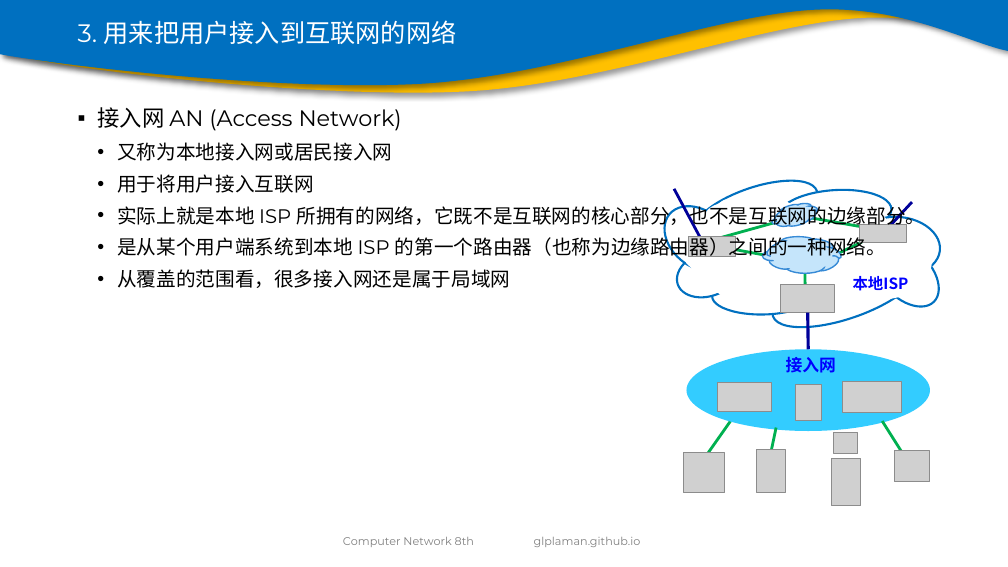
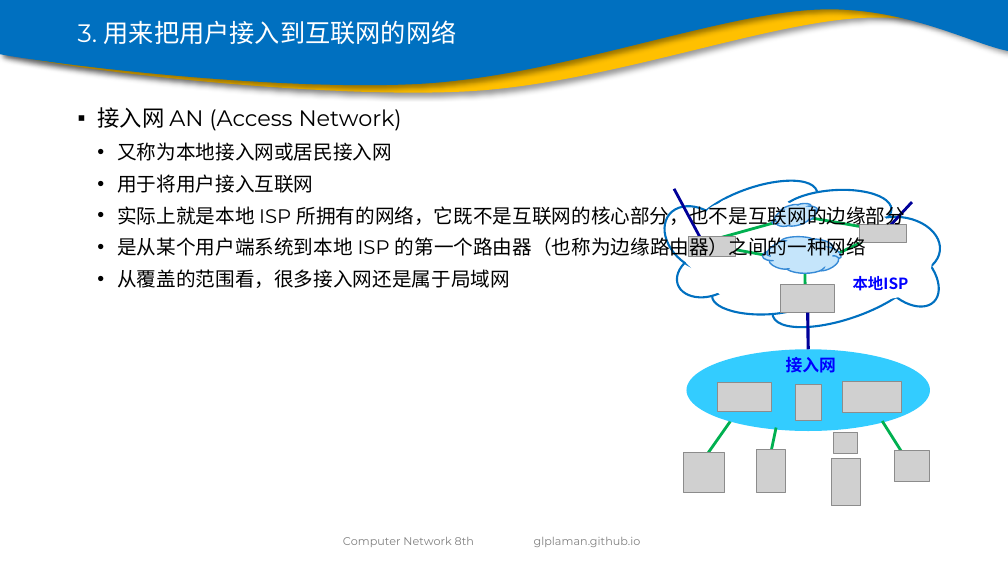
Before and after one commit to glplaman/glplaman.github.io, a slide deck: slide 68 of network/ppt/chap1.pptx. Drawn at 1008x567 pixels with LibreOffice and Linux fonts; fonts in the diff are those of the drawing; grey boxes stand for pictures; background and template pictures are left out. Boxes give left, top, right and bottom in pixels: in the first picture for what was removed or moved away, otherwise in the second. Text is boxed around its words. In the diff, an @@ line names an element or a change of style, - is before the commit and + after.

```diff
--- a/network/ppt/chap1.pptx
+++ b/network/ppt/chap1.pptx
@@ text at box(117, 202, 906, 260): text changed @@
-  • 实际上就是本地 ISP 所拥有的网络，它既不是互联网的核心部分，也不是互联网的边缘部分。
-  • 是从某个用户端系统到本地 ISP 的第一个路由器（也称为边缘路由器）之间的一种网络。
+  • 实际上就是本地 ISP 所拥有的网络，它既不是互联网的核心部分，也不是互联网的边缘部分
+  • 是从某个用户端系统到本地 ISP 的第一个路由器（也称为边缘路由器）之间的一种网络
```
Also in this commit, not shown: 13 other slides changed, 47 other files.
